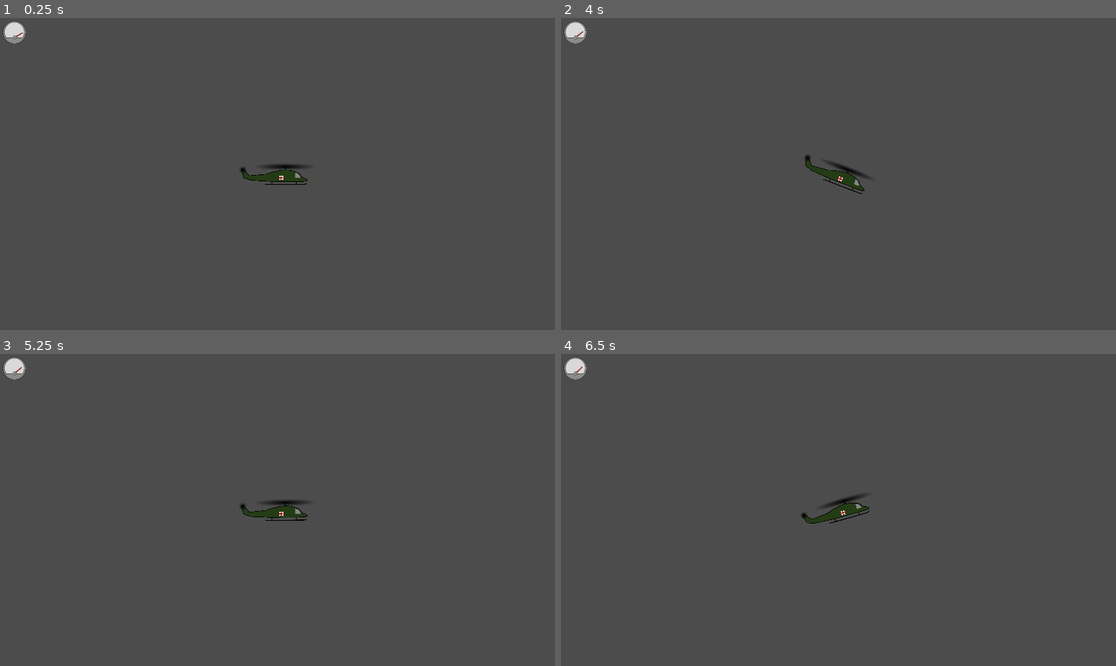
Above: before the commit, frames 1-4 (two rows, left to right).
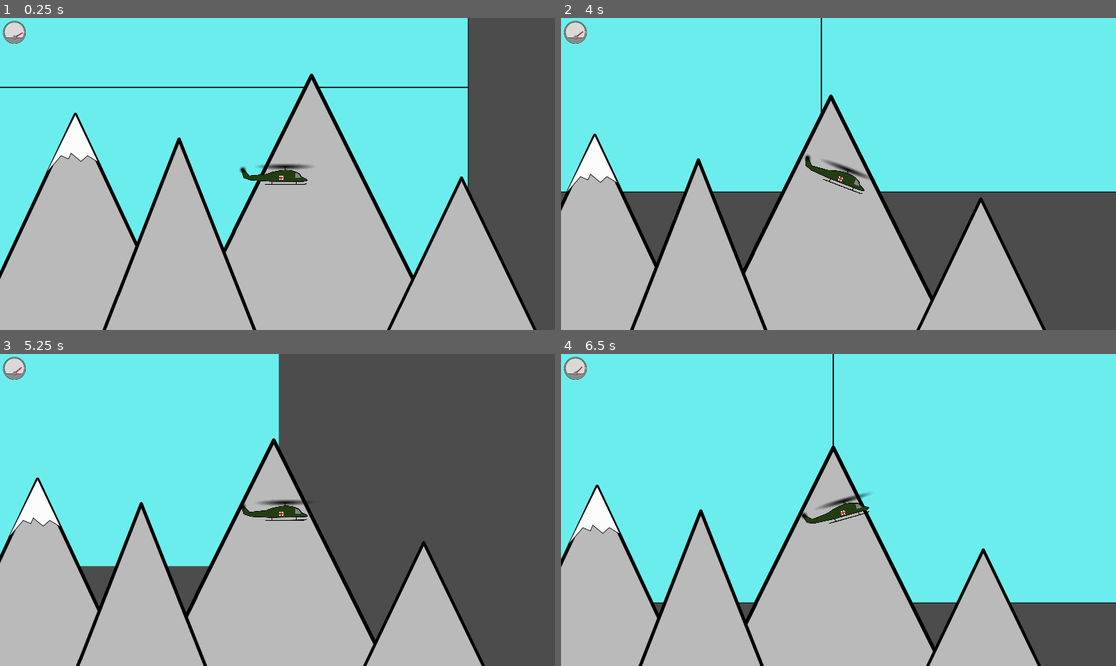
Above: after the commit, the same moments.

Repository: Inglo-Games/EvacHavoc2
Game: Godot game, scene res://scenes/level_template.tscn
The game is run twice, just before and just after one commit, with the same random seed, the same clock (stepped at 60 frames per second) and the same inputs. This scene is started directly instead of the project's main scene.
Inputs (mouse positions are in pixels of both pictures, inside the frame that each line leads up to):
- Up to frame 1 (0.25 s): no input
- Up to frame 2 (4 s): tap Enter at 0.5 s; move the mouse to (960, 158) at 0.52 s; hold Right (move_right) 0.53-2.03 s; click (960, 158) at 0.67 s; tap Up (move_up) at 0.77, 1.52, 3.02, 3.77 s; move the mouse to (727, 189) at 1.27 s; move the mouse to (894, 105) at 2.02 s; hold Left (move_left) 2.03-2.78 s; move the mouse to (810, 236) at 2.77 s; hold Right (move_right) from 2.78 s (still down); click (810, 236) at 2.92 s; move the mouse to (1005, 220) at 3.52 s
- Up to frame 3 (5.25 s): move the mouse to (111, 463) at 4.27 s; release Right (move_right) at 4.28 s; hold Left (move_left) 4.28-5.03 s; tap Up (move_up) at 4.52 s; move the mouse to (305, 510) at 5.02 s; hold Right (move_right) from 5.03 s (still down); click (305, 510) at 5.17 s
- Up to frame 4 (6.5 s): move the mouse to (755, 432) at 5.77 s; release Right (move_right) at 5.78 s; hold Left (move_left) from 5.78 s (still down); tap Up (move_up) at 6.02 s

The runs differ from the first frame. In frame 1, 87% of the frame differs, in the area x 0-97%, y 0-100%; in frame 2, 85%; in frame 3, 60%; in frame 4, 95%, in the area x 0-100%, y 0-100%.

Commit message:
Adding first 2 background images

Diff:
--- /dev/null
+++ b/game/assets/sprites/bg_sky.svg
@@ -0,0 +1,70 @@
+<?xml version="1.0" encoding="UTF-8" standalone="no"?>
+<!-- Created with Inkscape (http://www.inkscape.org/) -->
+
+<svg
+   xmlns:dc="http://purl.org/dc/elements/1.1/"
+   xmlns:cc="http://creativecommons.org/ns#"
+   xmlns:rdf="http://www.w3.org/1999/02/22-rdf-syntax-ns#"
+   xmlns:svg="http://www.w3.org/2000/svg"
+   xmlns="http://www.w3.org/2000/svg"
+   xmlns:sodipodi="http://sodipodi.sourceforge.net/DTD/sodipodi-0.dtd"
+   xmlns:inkscape="http://www.inkscape.org/namespaces/inkscape"
+   width="1920"
+   height="1080"
+   viewBox="0 0 507.9998 285.7499"
+   version="1.1"
+   id="svg8"
+   inkscape:version="0.92.4 5da689c313, 2019-01-14"
+   sodipodi:docname="bg_sky.svg">
+  <defs
+     id="defs2" />
+  <sodipodi:namedview
+     id="base"
+     pagecolor="#ffffff"
+     bordercolor="#666666"
+     borderopacity="1.0"
+     inkscape:pageopacity="0.0"
+     inkscape:pageshadow="2"
+     inkscape:zoom="0.35"
+     inkscape:cx="788.443"
+     inkscape:cy="434.2857"
+     inkscape:document-units="mm"
+     inkscape:current-layer="layer1"
+     showgrid="false"
+     units="px"
+     width="1920px"
+     inkscape:window-width="1680"
+     inkscape:window-height="983"
+     inkscape:window-x="0"
+     inkscape:window-y="0"
+     inkscape:window-maximized="1" />
+  <metadata
+     id="metadata5">
+    <rdf:RDF>
+      <cc:Work
+         rdf:about="">
+        <dc:format>image/svg+xml</dc:format>
+        <dc:type
+           rdf:resource="http://purl.org/dc/dcmitype/StillImage" />
+        <dc:title></dc:title>
+      </cc:Work>
+    </rdf:RDF>
+  </metadata>
+  <g
+     inkscape:label="sky"
+     inkscape:groupmode="layer"
+     id="layer1"
+     transform="translate(0,-11.2501)">
+    <rect
+       style="opacity:1;fill:#6deeee;fill-opacity:1;fill-rule:nonzero;stroke:#000000;stroke-width:1.1377082;stroke-linecap:round;stroke-linejoin:round;stroke-miterlimit:4;stroke-dasharray:none;stroke-dashoffset:8.8157482;stroke-opacity:1;paint-order:stroke fill markers"
+       id="rect818"
+       width="508"
+       height="285.75"
+       x="0"
+       y="11.2501" />
+  </g>
+  <g
+     inkscape:groupmode="layer"
+     id="layer2"
+     inkscape:label="clouds" />
+</svg>
--- /dev/null
+++ b/game/assets/sprites/mountains01.svg
@@ -0,0 +1,146 @@
+<?xml version="1.0" encoding="UTF-8" standalone="no"?>
+<!-- Created with Inkscape (http://www.inkscape.org/) -->
+
+<svg
+   xmlns:dc="http://purl.org/dc/elements/1.1/"
+   xmlns:cc="http://creativecommons.org/ns#"
+   xmlns:rdf="http://www.w3.org/1999/02/22-rdf-syntax-ns#"
+   xmlns:svg="http://www.w3.org/2000/svg"
+   xmlns="http://www.w3.org/2000/svg"
+   xmlns:sodipodi="http://sodipodi.sourceforge.net/DTD/sodipodi-0.dtd"
+   xmlns:inkscape="http://www.inkscape.org/namespaces/inkscape"
+   width="1920"
+   height="1080"
+   viewBox="0 0 508 285.7499"
+   version="1.1"
+   id="svg845"
+   inkscape:version="0.92.4 5da689c313, 2019-01-14"
+   sodipodi:docname="mountains01.svg">
+  <defs
+     id="defs839" />
+  <sodipodi:namedview
+     id="base"
+     pagecolor="#ffffff"
+     bordercolor="#666666"
+     borderopacity="1.0"
+     inkscape:pageopacity="0.0"
+     inkscape:pageshadow="2"
+     inkscape:zoom="0.35"
+     inkscape:cx="772.3596"
+     inkscape:cy="331.4286"
+     inkscape:document-units="mm"
+     inkscape:current-layer="layer1"
+     showgrid="false"
+     units="px"
+     inkscape:snap-page="false"
+     inkscape:window-width="1680"
+     inkscape:window-height="983"
+     inkscape:window-x="0"
+     inkscape:window-y="0"
+     inkscape:window-maximized="1" />
+  <metadata
+     id="metadata842">
+    <rdf:RDF>
+      <cc:Work
+         rdf:about="">
+        <dc:format>image/svg+xml</dc:format>
+        <dc:type
+           rdf:resource="http://purl.org/dc/dcmitype/StillImage" />
+        <dc:title></dc:title>
+      </cc:Work>
+    </rdf:RDF>
+  </metadata>
+  <g
+     inkscape:label="Layer 1"
+     inkscape:groupmode="layer"
+     id="layer1"
+     transform="translate(0,-11.25008)">
+    <path
+       sodipodi:type="star"
+       style="opacity:1;fill:#bbbbbb;fill-opacity:1;fill-rule:nonzero;stroke:#000000;stroke-width:1.1990231;stroke-linecap:round;stroke-linejoin:round;stroke-miterlimit:4;stroke-dasharray:none;stroke-dashoffset:8.8157482;stroke-opacity:1;paint-order:stroke fill markers"
+       id="path1390"
+       sodipodi:sides="3"
+       sodipodi:cx="46.11309"
+       sodipodi:cy="173.7798"
+       sodipodi:r1="63.51199"
+       sodipodi:r2="34.42904"
+       sodipodi:arg1="-1.571741"
+       sodipodi:arg2="-0.5245437"
+       inkscape:flatsided="true"
+       inkscape:rounded="0"
+       inkscape:randomized="0"
+       d="m 46.05309,110.2678 55.09301,95.216 -110.005982,0.1039 z"
+       inkscape:transform-center-x="-3.510989"
+       inkscape:transform-center-y="-45.40015"
+       transform="matrix(2.322248,0,0,2.857399,-22.11109,-228.2341)" />
+    <path
+       sodipodi:type="star"
+       style="opacity:1;fill:#bbbbbb;fill-opacity:1;fill-rule:nonzero;stroke:#000000;stroke-width:1.1990231;stroke-linecap:round;stroke-linejoin:round;stroke-miterlimit:4;stroke-dasharray:none;stroke-dashoffset:8.8157482;stroke-opacity:1;paint-order:stroke fill markers"
+       id="path1390-6"
+       sodipodi:sides="3"
+       sodipodi:cx="46.11309"
+       sodipodi:cy="173.7798"
+       sodipodi:r1="63.51199"
+       sodipodi:r2="34.42904"
+       sodipodi:arg1="-1.571741"
+       sodipodi:arg2="-0.5245437"
+       inkscape:flatsided="true"
+       inkscape:rounded="0"
+       inkscape:randomized="0"
+       d="m 46.05309,110.2678 55.09301,95.216 -110.005982,0.1039 z"
+       inkscape:transform-center-x="-3.905821"
+       inkscape:transform-center-y="-47.66831"
+       transform="matrix(2.583381,0,0,3.00015,182.0419,-279.6166)" />
+    <path
+       sodipodi:type="star"
+       style="opacity:1;fill:#bbbbbb;fill-opacity:1;fill-rule:nonzero;stroke:#000000;stroke-width:1.1990231;stroke-linecap:round;stroke-linejoin:round;stroke-miterlimit:4;stroke-dasharray:none;stroke-dashoffset:8.8157482;stroke-opacity:1;paint-order:stroke fill markers"
+       id="path1390-6-7"
+       sodipodi:sides="3"
+       sodipodi:cx="46.11309"
+       sodipodi:cy="173.7798"
+       sodipodi:r1="63.51199"
+       sodipodi:r2="34.42904"
+       sodipodi:arg1="-1.571741"
+       sodipodi:arg2="-0.5245437"
+       inkscape:flatsided="true"
+       inkscape:rounded="0"
+       inkscape:randomized="0"
+       d="m 46.05309,110.2678 55.09301,95.216 -110.005982,0.1039 z"
+       inkscape:transform-center-x="-3.08501"
+       inkscape:transform-center-y="-47.66831"
+       transform="matrix(2.040499,0,0,3.00015,85.76171,-221.4083)" />
+    <path
+       sodipodi:type="star"
+       style="opacity:1;fill:#bbbbbb;fill-opacity:1;fill-rule:nonzero;stroke:#000000;stroke-width:1.1990231;stroke-linecap:round;stroke-linejoin:round;stroke-miterlimit:4;stroke-dasharray:none;stroke-dashoffset:8.8157482;stroke-opacity:1;paint-order:stroke fill markers"
+       id="path1390-6-5"
+       sodipodi:sides="3"
+       sodipodi:cx="46.11309"
+       sodipodi:cy="173.7798"
+       sodipodi:r1="63.51199"
+       sodipodi:r2="34.42904"
+       sodipodi:arg1="-1.571741"
+       sodipodi:arg2="-0.5245437"
+       inkscape:flatsided="true"
+       inkscape:rounded="0"
+       inkscape:randomized="0"
+       d="m 46.05309,110.2678 55.09301,95.216 -110.005982,0.1039 z"
+       inkscape:transform-center-x="-3.08501"
+       inkscape:transform-center-y="-38.9737"
+       transform="matrix(2.040499,0,0,2.452933,344.2975,-125.538)" />
+    <path
+       style="fill:#fdfdfd;stroke:#000000;stroke-width:0.5291667;stroke-linecap:butt;stroke-linejoin:miter;stroke-opacity:1;fill-opacity:1;stroke-miterlimit:4;stroke-dasharray:none"
+       d="M 84.83559,86.8451 Z"
+       id="path1479"
+       inkscape:connector-curvature="0" />
+    <path
+       style="fill:#fdfdfd;stroke:#000000;stroke-width:0.5291667;stroke-linecap:butt;stroke-linejoin:miter;stroke-opacity:1;fill-opacity:1;stroke-miterlimit:4;stroke-dasharray:none"
+       d="M 58.20833,140.5179 84.83559,86.8451"
+       id="path1481"
+       inkscape:connector-curvature="0" />
+    <path
+       style="fill:#fdfdfd;stroke:#000000;stroke-width:0.5291667;stroke-linecap:butt;stroke-linejoin:miter;stroke-opacity:1;fill-opacity:1;stroke-miterlimit:4;stroke-dasharray:none"
+       d="m 84.83559,86.8451 20.99771,43.8454 -9.82737,-6.0476 -6.04761,5.2917 -9.07142,-7.5595 -2.26785,5.2916 -6.80358,-3.0238 -13.60714,15.875 z"
+       id="path1485"
+       inkscape:connector-curvature="0" />
+  </g>
+</svg>
--- a/game/scenes/level_template.tscn
+++ b/game/scenes/level_template.tscn
@@ -1,9 +1,11 @@
-[gd_scene load_steps=7 format=2]
+[gd_scene load_steps=9 format=2]
 
 [ext_resource path="res://scenes/player.tscn" type="PackedScene" id=1]
 [ext_resource path="res://scenes/gauge.tscn" type="PackedScene" id=2]
 [ext_resource path="res://scripts/level_template.gd" type="Script" id=3]
 [ext_resource path="res://scenes/dialog.tscn" type="PackedScene" id=4]
+[ext_resource path="res://assets/sprites/bg_sky.svg" type="Texture" id=5]
+[ext_resource path="res://assets/sprites/mountains01.svg" type="Texture" id=6]
 
 [sub_resource type="LineShape2D" id=2]
 
@@ -14,6 +16,23 @@
 script = ExtResource( 3 )
 
 [node name="bg" type="ParallaxBackground" parent="."]
+
+[node name="sky" type="ParallaxLayer" parent="bg"]
+motion_mirroring = Vector2( 1920, 1080 )
+
+[node name="Sprite" type="Sprite" parent="bg/sky"]
+texture = ExtResource( 5 )
+
+[node name="mtn01" type="ParallaxLayer" parent="bg"]
+motion_scale = Vector2( 0.2, 0.2 )
+motion_mirroring = Vector2( 1920, 0 )
+
+[node name="Sprite" type="Sprite" parent="bg/mtn01"]
+texture = ExtResource( 6 )
+
+[node name="mtn02" type="ParallaxLayer" parent="bg"]
+
+[node name="Sprite" type="Sprite" parent="bg/mtn02"]
 
 [node name="ui" type="CanvasLayer" parent="."]
 layer = 3
Not shown, added: game/assets/sprites/bg_sky.svg.import
Not shown, added: game/assets/sprites/mountains01.svg.import
